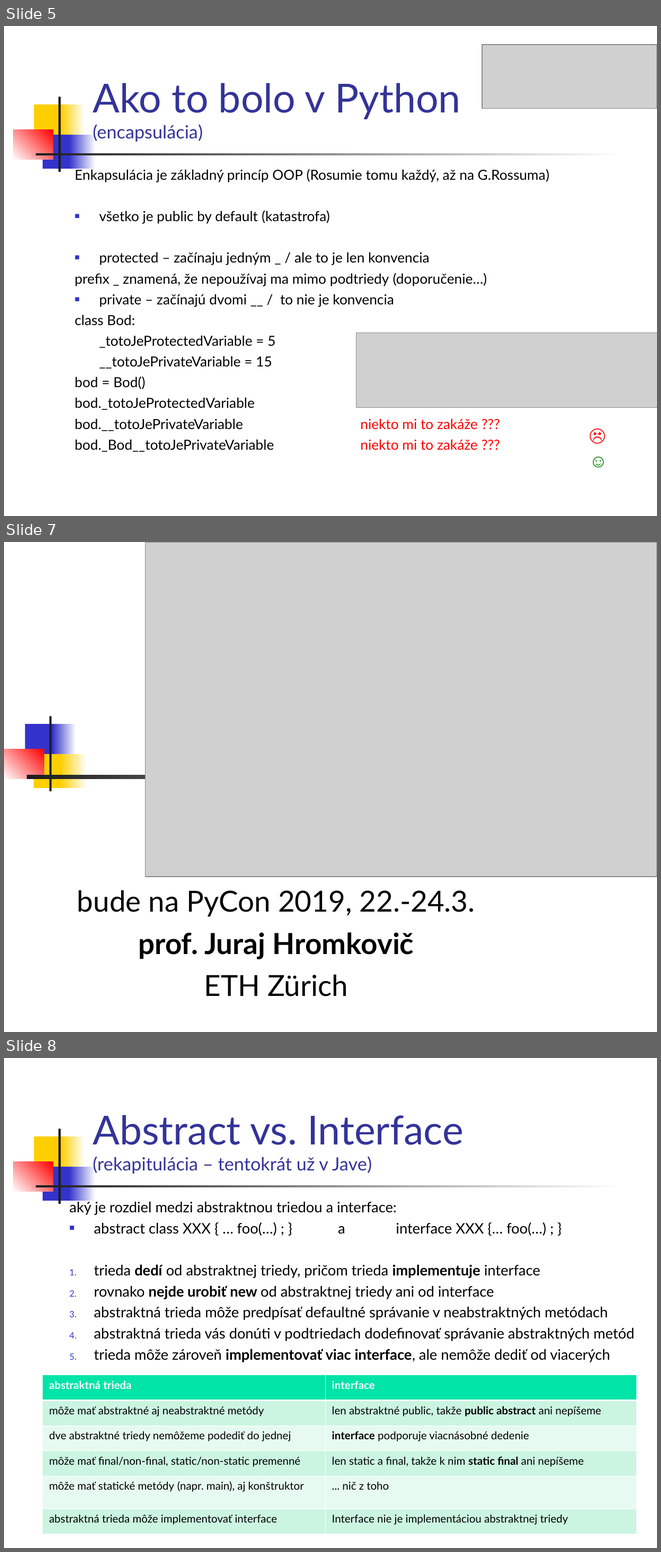
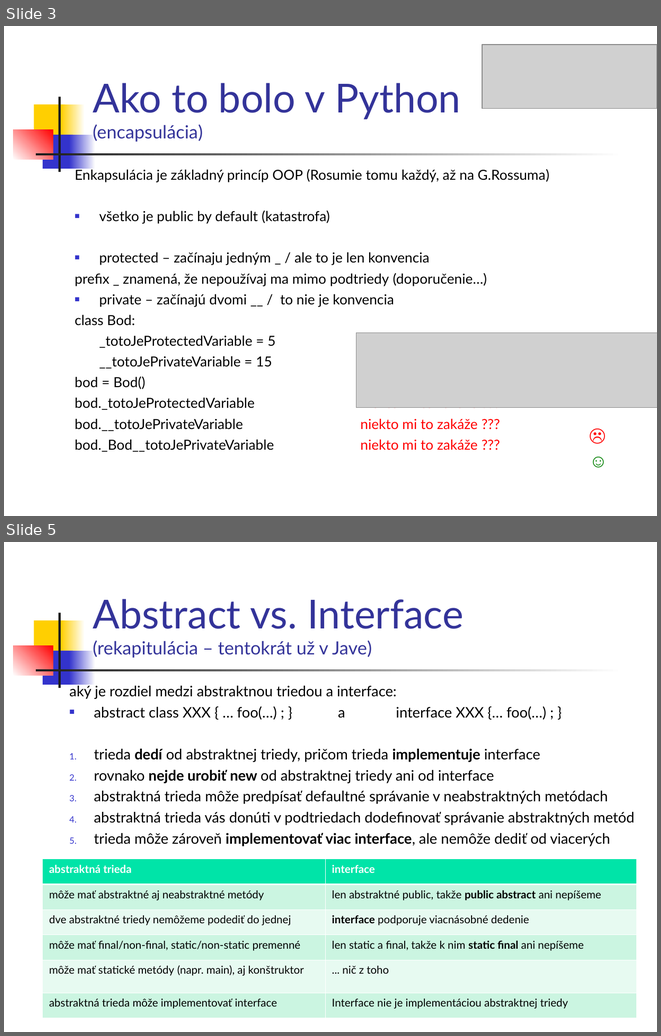
Before and after one commit to Programovanie4/Prednasky, a slide deck: 05/05_java.ppt. Shown one above the other, each under a label of ours: slides 5, 7 and 8 before the commit, slides 3 and 5 after it; the slides between them are not shown. The pictures are 661x1552 and 661x1036 pixels, drawn with LibreOffice and Linux fonts; fonts in the diff are those of the drawing; grey boxes stand for pictures. Boxes give left, top, right and bottom in pixels: in the first picture for what was removed or moved away, otherwise in the second. Text is boxed around its words. In the diff, an @@ line names an element or a change of style, - is before the commit and + after.

```diff
--- a/05/05_java.ppt
+++ b/05/05_java.ppt
@@ slide 7 removed at (4,542,657,1032), background #FFFFFF @@
@@ picture removed at (145,542,657,876) @@
@@ group removed at (4,716,648,792): 7 rectangles @@
@@ subtitle removed at (77,890,475,996) @@
-bude na PyCon 2019, 22.-24.3.
-prof. Juraj Hromkovič
-ETH Zürich
@@ what was slide 5 is now slide 3 @@
@@ what was slide 8 is now slide 5 @@
```
Also in this commit, not shown: 4 slides changed, 1 slide added, 2 other slides removed, 1 other file.
